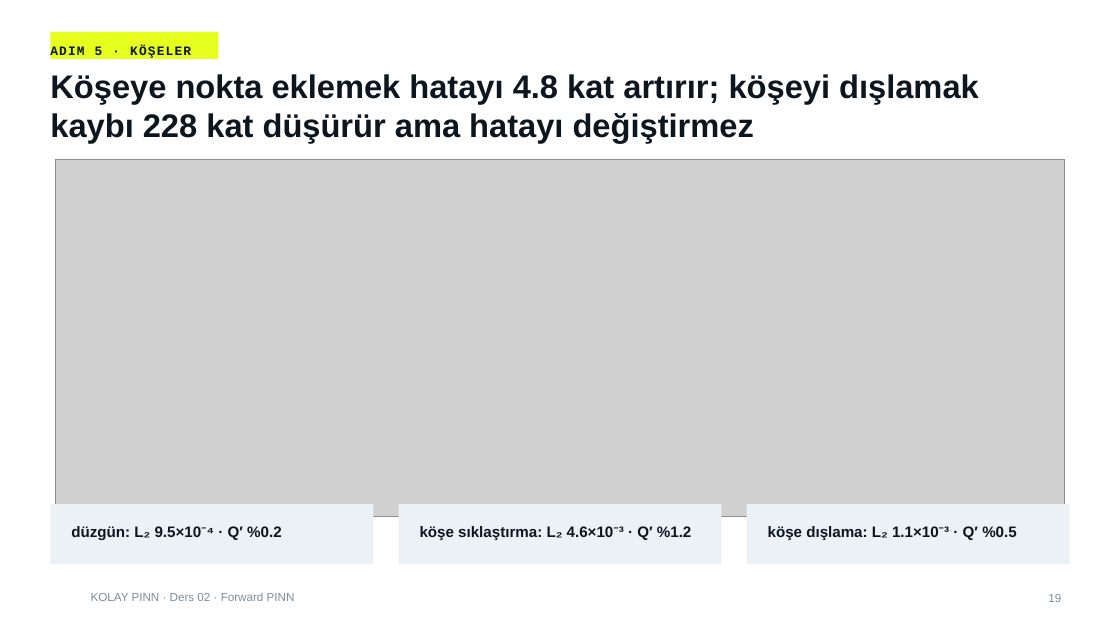
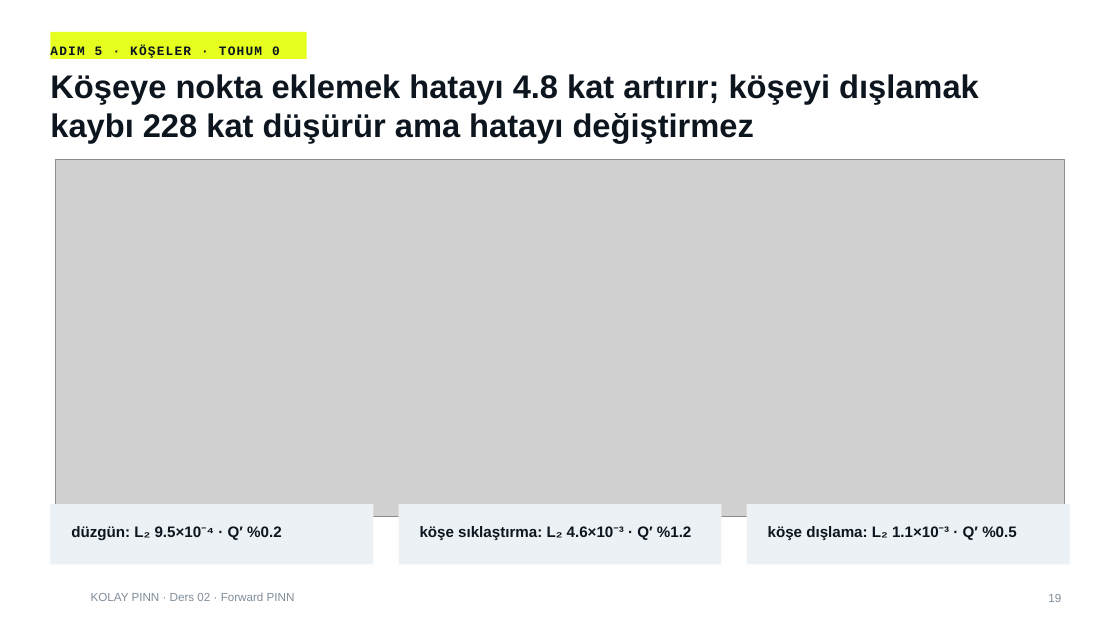
Before and after one commit to mikbalarikan/Kolay-pinn, a slide deck: slide 19 of cases/01-2d-heat-conduction/lecture/ders02/ders02_forward_pinn.pptx. Drawn at 1120x630 pixels with LibreOffice and Linux fonts; fonts in the diff are those of the drawing; grey boxes stand for pictures; background and template pictures are left out. Boxes give left, top, right and bottom in pixels: in the first picture for what was removed or moved away, otherwise in the second. Text is boxed around its words. In the diff, an @@ line names an element or a change of style, - is before the commit and + after.

```diff
--- a/cases/01-2d-heat-conduction/lecture/ders02/ders02_forward_pinn.pptx
+++ b/cases/01-2d-heat-conduction/lecture/ders02/ders02_forward_pinn.pptx
@@ text in rectangle at [50,45,280,59]: text changed @@
-ADIM 5 · KÖŞELER
+ADIM 5 · KÖŞELER · TOHUM 0
@@ rectangle "ADIM 5 · KÖŞELER · ...": place and size @@
-rectangle "ADIM 5 · KÖŞELER · ..." at [50,32,218,59]
+rectangle "ADIM 5 · KÖŞELER · ..." at [50,32,307,59]
```
Also in this commit, not shown: 2 other slides changed, 2 slides added, 50 other files.
